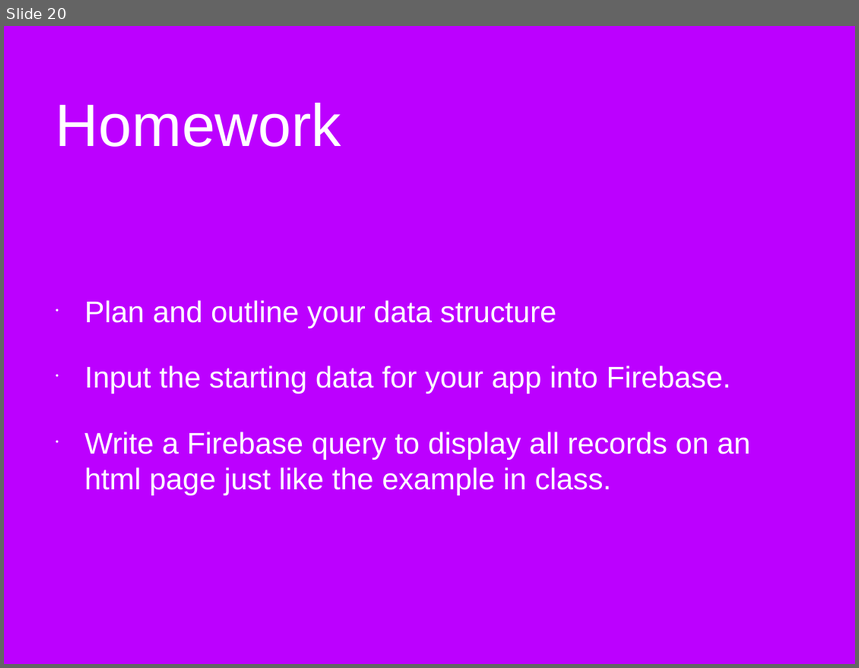
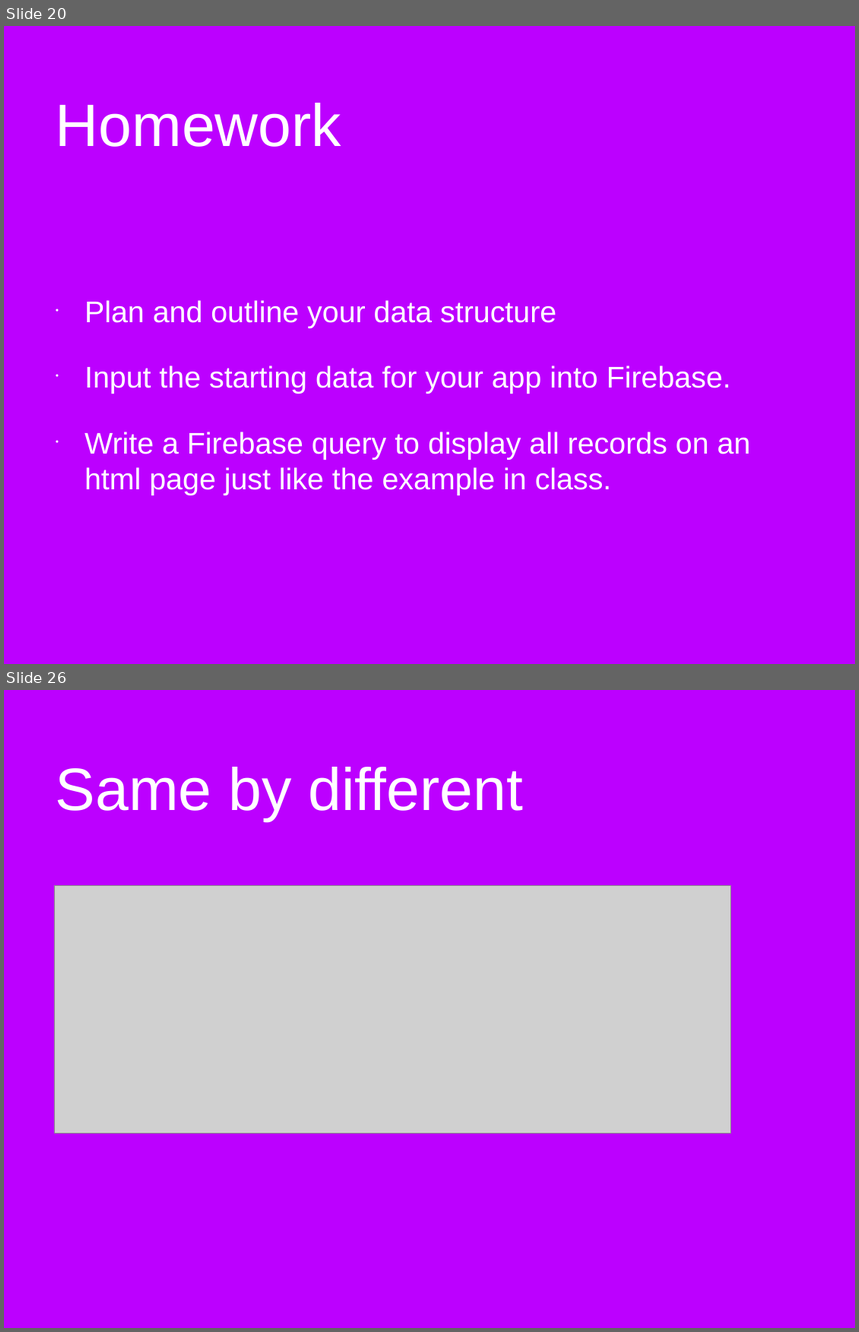
Before and after one commit to steven-king/j491-appdesigndev, a slide deck: database-connect/database-apps.pptx. Shown one above the other, each under a label of ours: slide 20 before the commit, slides 20 and 26 after it; the slides between them are not shown. The pictures are 859x668 and 859x1332 pixels, drawn with LibreOffice and Linux fonts; fonts in the diff are those of the drawing; grey boxes stand for pictures; background and template pictures are left out. Boxes give left, top, right and bottom in pixels: in the first picture for what was removed or moved away, otherwise in the second. Text is boxed around its words. In the diff, an @@ line names an element or a change of style, - is before the commit and + after.

```diff
--- a/database-connect/database-apps.pptx
+++ b/database-connect/database-apps.pptx
@@ slide 26 added at (4,690,855,1328), background picture (left out) @@
@@ title added at (56,767,523,821), 72 pt, text #FFFFFF @@
+Same by different
@@ picture added at (54,885,731,1133) @@
```
Also in this commit, not shown: 8 other slides added, 35 other files.
